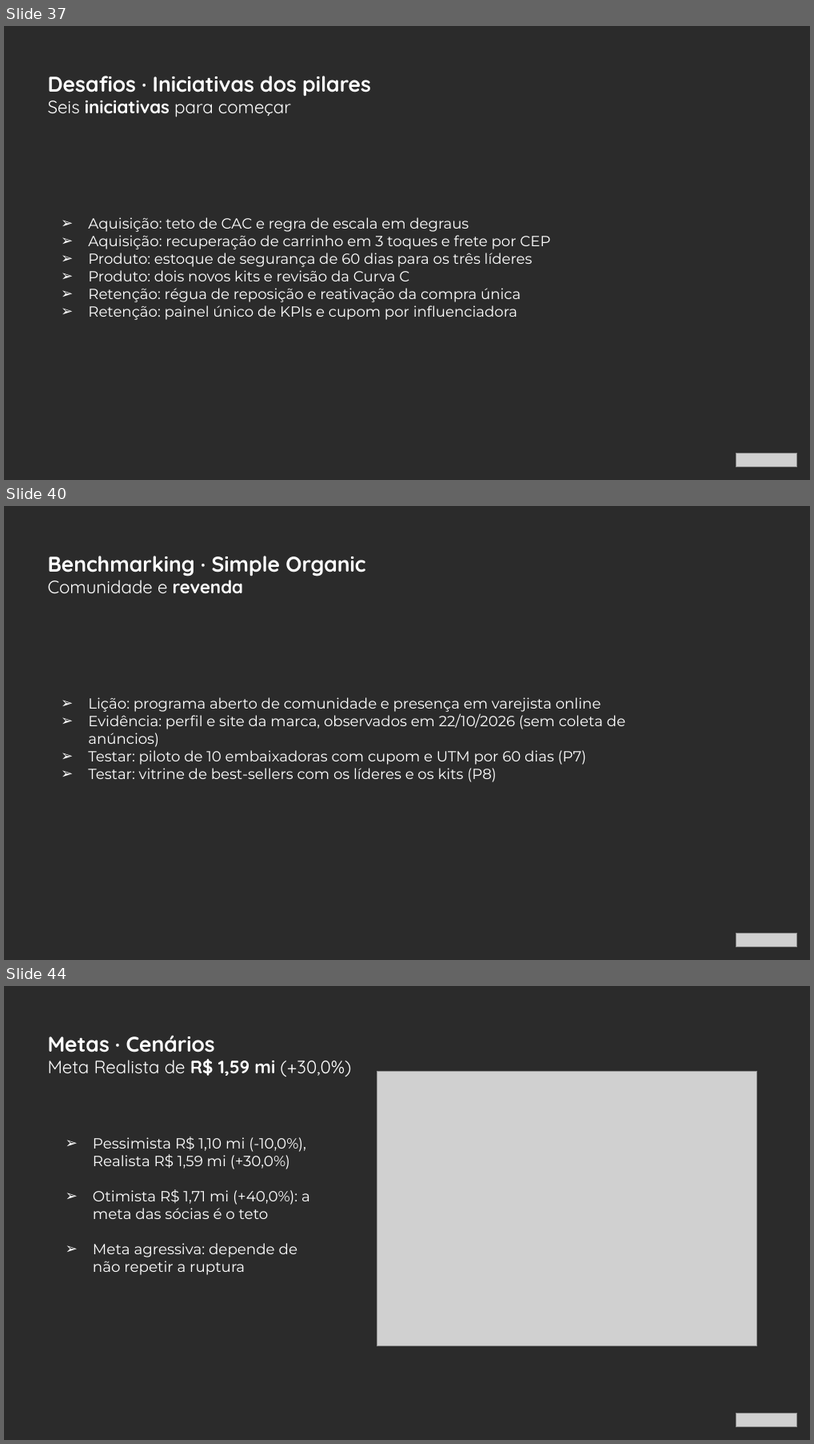
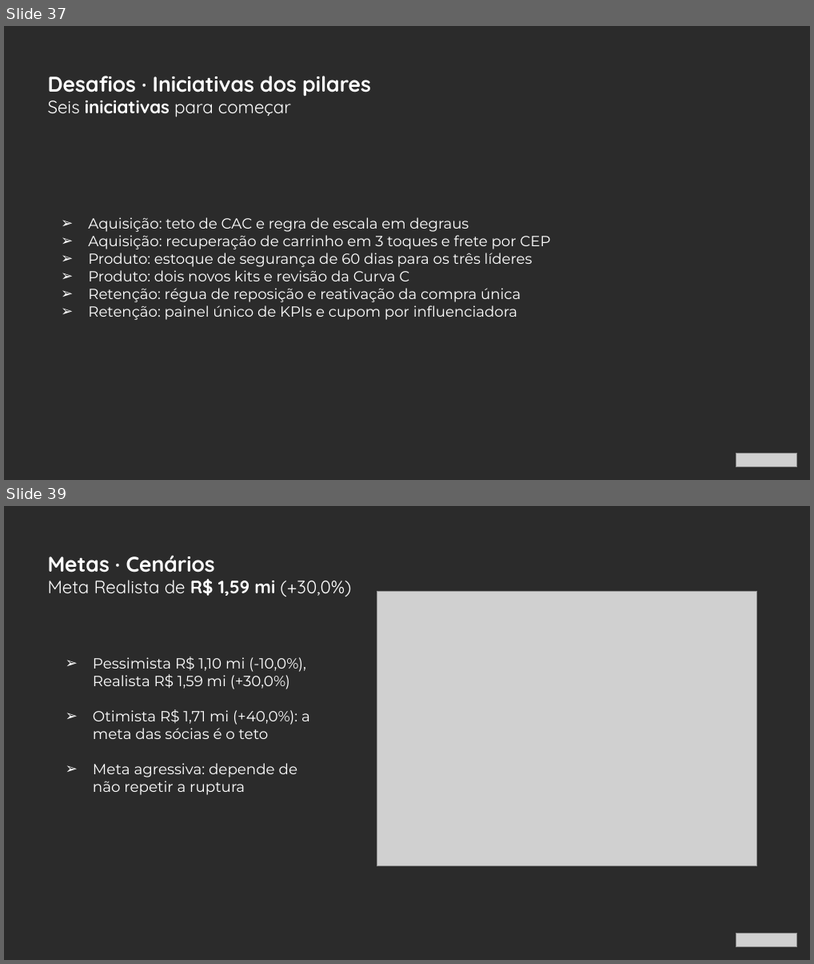
Before and after one commit to MatheusBoomer/growth-cycle-boomer, a slide deck: clientes/_fixtures/verdeluz/base/app/propostas/af3eb9ea-451d-d6f5-3f3d-44d3a8131ce2.pptx. Shown one above the other, each under a label of ours: slides 37, 40 and 44 before the commit, slides 37 and 39 after it; the slides between them are not shown. The pictures are 814x1444 and 814x964 pixels, drawn with LibreOffice and Linux fonts; fonts in the diff are those of the drawing; grey boxes stand for pictures; background and template pictures are left out; a plain dark background stands for a picture behind light text. Boxes give left, top, right and bottom in pixels: in the first picture for what was removed or moved away, otherwise in the second. Text is boxed around its words. In the diff, an @@ line names an element or a change of style, - is before the commit and + after.

```diff
--- a/clientes/_fixtures/verdeluz/base/app/propostas/af3eb9ea-451d-d6f5-3f3d-44d3a8131ce2.pptx
+++ b/clientes/_fixtures/verdeluz/base/app/propostas/af3eb9ea-451d-d6f5-3f3d-44d3a8131ce2.pptx
@@ slide 40 removed at [4, 506, 810, 960], background picture (left out) @@
@@ text removed at [48, 556, 366, 576] @@
-Benchmarking · Simple Organic
@@ text removed at [48, 575, 244, 594] @@
-Comunidade e revenda
@@ text removed at [88, 697, 626, 782] @@
-➢ Lição: programa aberto de comunidade e presença em varejista online
-➢ Evidência: perfil e site da marca, observados em 22/10/2026 (sem coleta de anúncios)
-➢ Testar: piloto de 10 embaixadoras com cupom e UTM por 60 dias (P7)
-➢ Testar: vitrine de best-sellers com os líderes e os kits (P8)
@@ picture removed at [736, 932, 798, 946] @@
@@ what was slide 44 is now slide 39 @@
```
Also in this commit, not shown: 4 slides changed, 4 other slides removed, 9 other files.
